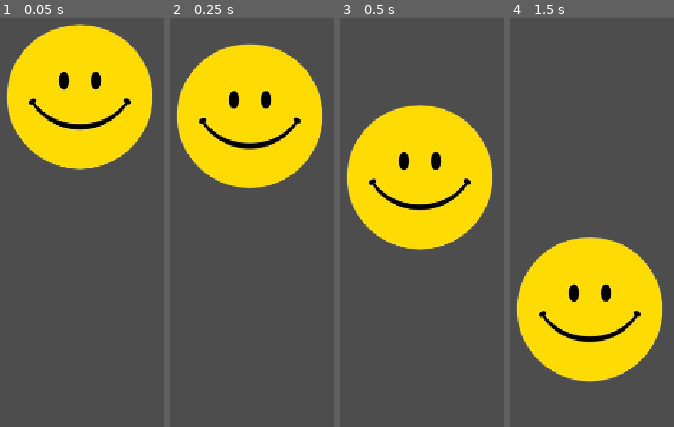
Above: before the commit, frames 1-4 (left to right).
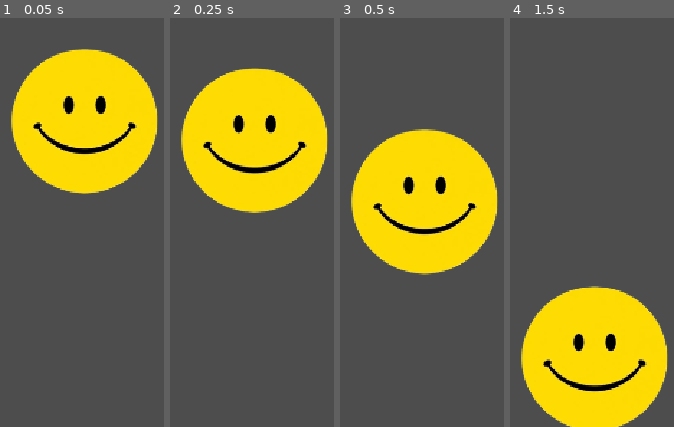
Above: after the commit, the same moments.

Repository: Withered99/Super-Pinball-Ultimate-Premium-Plus-Edition
Game: Godot game, scene res://game.tscn
Same seed, same stepped clock (60 frames per second), same inputs: the game is played once before the commit and once after it.
Inputs:
- Up to frame 1 (0.05 s): no input
- Up to frame 2 (0.25 s): no input
- Up to frame 3 (0.5 s): no input
- Up to frame 4 (1.5 s): tap Enter at 1.25 s

The runs differ from the first frame. In frame 1, 15% of the frame differs, in the area x 4-97%, y 1-44%; in frame 2, 15%; in frame 3, 15%; in frame 4, 24%, in the area x 4-97%, y 53-100%.

Commit message:
New scene, start menu skeleton

Diff:
--- a/game.tscn
+++ b/game.tscn
@@ -5,12 +5,12 @@
 [sub_resource type="PhysicsMaterial" id="PhysicsMaterial_3trgr"]
 bounce = 3.0
 
-[sub_resource type="PhysicsMaterial" id="PhysicsMaterial_e2o6t"]
-
 [sub_resource type="CanvasItemMaterial" id="CanvasItemMaterial_mwb40"]
 
 [sub_resource type="RectangleShape2D" id="RectangleShape2D_qontd"]
 size = Vector2(63, 9.5)
+
+[sub_resource type="PhysicsMaterial" id="PhysicsMaterial_e2o6t"]
 
 [sub_resource type="CircleShape2D" id="CircleShape2D_djjvq"]
 radius = 108.11568
@@ -25,20 +25,20 @@
 
 [node name="CollisionShape2D" type="CollisionShape2D" parent="pinballthing" unique_id=1982151666]
 material = SubResource("CanvasItemMaterial_mwb40")
-position = Vector2(47, 27)
+position = Vector2(681, 569)
 shape = SubResource("RectangleShape2D_qontd")
 
 [node name="Ball" type="RigidBody2D" parent="." unique_id=490644208]
-position = Vector2(547, 290)
+position = Vector2(545, 323)
 physics_material_override = SubResource("PhysicsMaterial_e2o6t")
 
 [node name="BallShape" type="CollisionShape2D" parent="Ball" unique_id=2083528634]
 material = SubResource("CanvasItemMaterial_mwb40")
-position = Vector2(130, -116)
+position = Vector2(405, -185)
 shape = SubResource("CircleShape2D_djjvq")
 
 [node name="Sprite2D" type="Sprite2D" parent="Ball" unique_id=376801099]
-position = Vector2(130, -116)
+position = Vector2(139, -114)
 texture = ExtResource("1_80nbo")
 
 [node name="Floor" type="StaticBody2D" parent="." unique_id=475304120]
--- /dev/null
+++ b/title_screen.tscn
@@ -0,0 +1,39 @@
+[gd_scene format=3 uid="uid://bycm7rnv4u4uv"]
+
+[ext_resource type="Script" uid="uid://bfp3orq16s0au" path="res://button.gd" id="1_v6p8y"]
+
+[node name="Title Screen" type="Node2D" unique_id=146363360]
+scale = Vector2(1.007853, 1.0181996)
+
+[node name="Node2D" type="Node2D" parent="." unique_id=1238312795]
+position = Vector2(466.3379, 286.7807)
+
+[node name="Container" type="Control" parent="Node2D" unique_id=666256217]
+layout_mode = 3
+anchors_preset = 0
+offset_left = -466.33792
+offset_top = -286.7807
+offset_right = -426.33792
+offset_bottom = -246.7807
+scale = Vector2(3.540602, 3.28119)
+offset_transform_enabled = true
+
+[node name="Label" type="Label" parent="Node2D/Container" unique_id=2031283140]
+layout_mode = 0
+offset_left = 109.572716
+offset_top = 37.415
+offset_right = 221.94783
+offset_bottom = 80.76876
+text = "Game Name"
+
+[node name="Button" type="Button" parent="Node2D/Container" unique_id=59247895]
+layout_mode = 0
+offset_left = 93.87945
+offset_top = 82.91164
+offset_right = 230.35495
+offset_bottom = 158.34027
+text = "Start
+"
+script = ExtResource("1_v6p8y")
+
+[connection signal="pressed" from="Node2D/Container/Button" to="Node2D/Container/Button" method="_on_pressed"]
